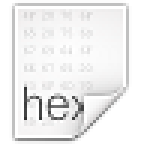
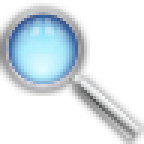
Layered file, before and after one edit (144x144). Changes by layer:
added layer "Pasted Layer #32" above "Pasted Layer #31" over [0, 0, 144, 144]
hid "Pasted Layer #28" over [9, 0, 132, 144]
